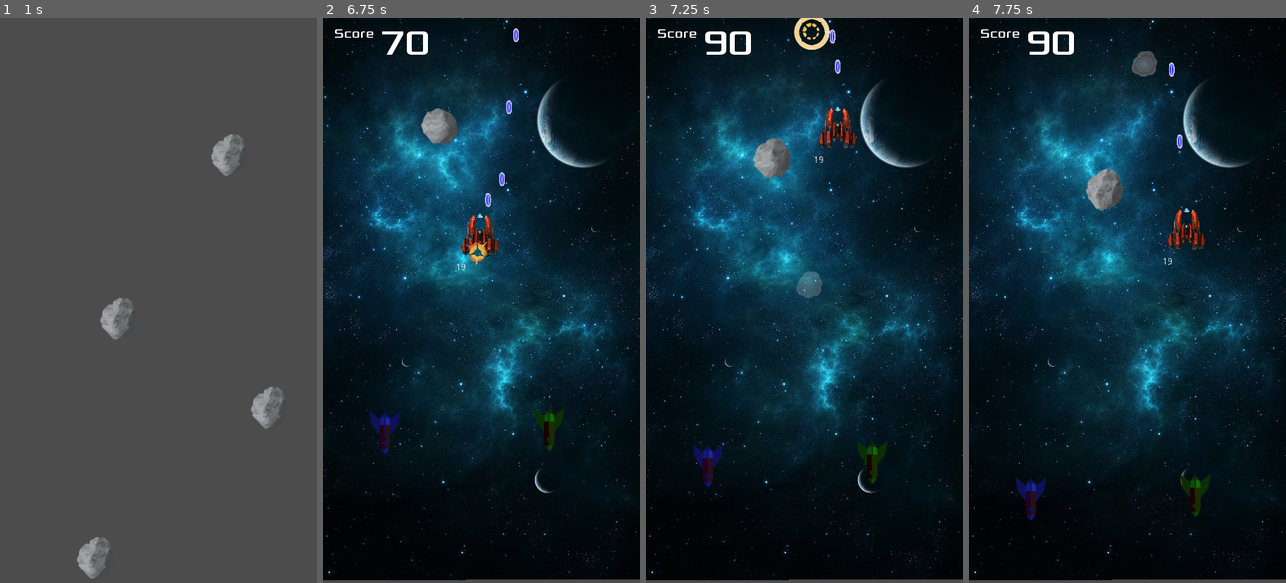
Above: before the commit, frames 1-4 (left to right).
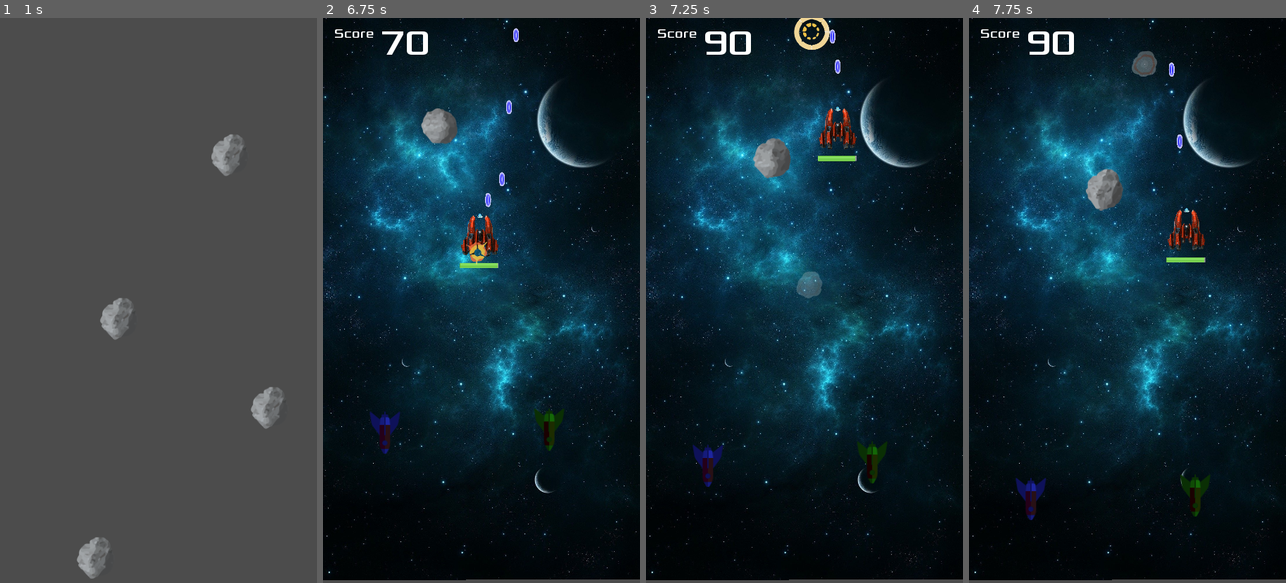
Above: after the commit, the same moments.

Repository: lucaspsantana/plutao
Game: Godot game, scene res://src/gui/Screens.tscn
The game is run twice, just before and just after one commit, with the same random seed, the same clock (stepped at 60 frames per second) and the same inputs.
Inputs (mouse positions are in pixels of both pictures, inside the frame that each line leads up to):
- Up to frame 1 (1 s): click (101, 210) at 0.5 s
- Up to frame 2 (6.75 s): move the mouse to (551, 272) at 1.27 s; click (551, 272) at 1.42 s; drag from (418, 328) to (532, 345) at 2.02 s; move the mouse to (513, 176) at 2.77 s; click (513, 176) at 2.92 s; drag from (465, 413) to (529, 18) at 3.52 s; move the mouse to (576, 385) at 4.27 s; click (576, 385) at 4.42 s; drag from (386, 215) to (548, 74) at 5.02 s; move the mouse to (497, 300) at 5.77 s; click (497, 300) at 5.92 s; drag from (433, 159) to (516, 125) at 6.52 s
- Up to frame 3 (7.25 s): no input
- Up to frame 4 (7.75 s): move the mouse to (1197, 272) at 7.27 s; click (1197, 272) at 7.42 s

Frame 1 is identical in both runs. In frame 2, 0.1% of the frame differs, in the area x 42-56%, y 43-45%; in frame 3, 0.1%, in the area x 53-67%, y 24-26%; in frame 4, 0.1%.

Commit message:
healthBar

Diff:
--- /dev/null
+++ b/Node2D.gd
@@ -0,0 +1,25 @@
+extends Node2D
+
+var bar_red: = preload("res://assets/images/barHorizontal_red.png")
+var bar_green: = preload("res://assets/images/barHorizontal_green.png")
+var bar_yellow: = preload("res://assets/images/barHorizontal_yellow.png")
+
+onready var healthbar = $HealthBar
+
+func _ready():
+	hide()
+	if get_parent() and get_parent().get("max_health"):
+		healthbar.max_value = get_parent().max_health
+
+func _process(delta):
+	global_rotation = 0
+
+func update_healthBar(value):
+	healthbar.texture_progress = bar_green
+	if value < healthbar.max_value * 0.7:
+		healthbar.texture_progress = bar_yellow
+	if value < healthbar.max_value * 0.35:
+		healthbar.texture_progress = bar_red
+	if value < healthbar.max_value:
+		show()
+	healthbar.value = value
--- a/src/Actors/Player.gd
+++ b/src/Actors/Player.gd
@@ -14,6 +14,7 @@
 func _on_EnemyDetector_area_entered(area):
 	if area.name != "Player":
 		life -=1
+		$HealthDisplay.update_healthBar(life)
 		if life <= 0:
 			$CollisionShape2D.set_deferred("disabled", true)
 			$EnemyDetector/CollisionShape2D.set_deferred("disabled", true)
--- a/src/Actors/Player.tscn
+++ b/src/Actors/Player.tscn
@@ -17,6 +17,7 @@
 [ext_resource path="res://assets/images/explosion2/Ativo 7.png" type="Texture" id=15]
 [ext_resource path="res://assets/images/explosion2/Ativo 8.png" type="Texture" id=16]
 [ext_resource path="res://assets/images/explosion2/Ativo 9.png" type="Texture" id=17]
+[ext_resource path="res://src/Objects/HealthBar.tscn" type="PackedScene" id=18]
 
 [sub_resource type="RectangleShape2D" id=1]
 extents = Vector2( 18.2063, 21.7617 )
@@ -188,10 +189,12 @@
 texture = ExtResource( 8 )
 
 [node name="Life" type="Label" parent="."]
-margin_left = -37.0
-margin_top = 41.0
-margin_right = 41.0
-margin_bottom = 69.0
+visible = false
+margin_left = 34.9642
+margin_top = 39.5635
+margin_right = 67.9642
+margin_bottom = 63.5635
+text = "20"
 __meta__ = {
 "_edit_use_anchors_": false
 }
@@ -200,6 +203,9 @@
 visible = false
 position = Vector2( -9, 1 )
 texture = ExtResource( 12 )
+
+[node name="HealthDisplay" parent="." instance=ExtResource( 18 )]
+position = Vector2( -30.7621, 41.2037 )
 [connection signal="area_entered" from="EnemyDetector" to="." method="_on_EnemyDetector_area_entered"]
 [connection signal="body_entered" from="EnemyDetector" to="." method="_on_EnemyDetector_body_entered"]
 [connection signal="timeout" from="Timer" to="." method="_on_Timer_timeout"]
--- /dev/null
+++ b/src/Objects/HealthBar.tscn
@@ -0,0 +1,25 @@
+[gd_scene load_steps=4 format=2]
+
+[ext_resource path="res://assets/images/barHorizontal_green.png" type="Texture" id=1]
+[ext_resource path="res://Node2D.gd" type="Script" id=2]
+[ext_resource path="res://assets/images/Ativo 1@0.33x.png" type="Texture" id=3]
+
+[node name="HealthDisplay" type="Node2D"]
+scale = Vector2( 0.3, 0.3 )
+script = ExtResource( 2 )
+__meta__ = {
+"_edit_horizontal_guides_": [ -0.941132, 13.217 ],
+"_edit_vertical_guides_": [ 98.7961, 0.161194 ]
+}
+
+[node name="HealthBar" type="TextureProgress" parent="."]
+margin_left = 1.0
+margin_right = 210.0
+margin_bottom = 28.0
+max_value = 20.0
+value = 20.0
+texture_under = ExtResource( 3 )
+texture_progress = ExtResource( 1 )
+__meta__ = {
+"_edit_use_anchors_": false
+}
Binary file added: assets/images/Ativo 1@0.33x.png
Not shown, added: assets/images/Ativo 1@0.33x.png.import
Binary file added: assets/images/barHorizontal_green.png
Not shown, added: assets/images/barHorizontal_green.png.import
Binary file added: assets/images/barHorizontal_red.png
Not shown, added: assets/images/barHorizontal_red.png.import
Binary file added: assets/images/barHorizontal_yellow.png
Not shown, added: assets/images/barHorizontal_yellow.png.import
Not shown: 1 places in src/Actors/Player.tscn that only renumber resources
